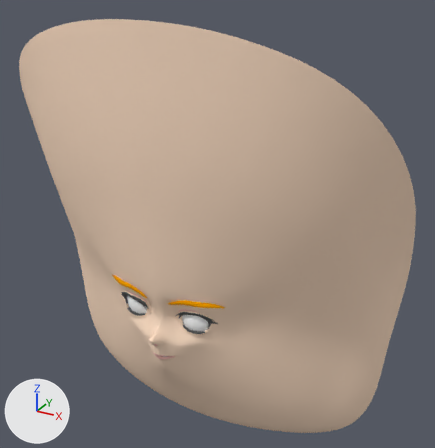
The Blender file HRI/face/blender/lighthead.blend, before and after one commit.
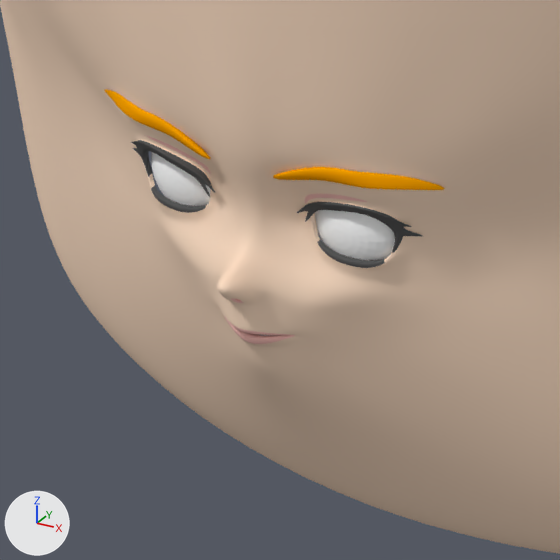
There are two pictures of each version: one whole from a camera (50 mm lens) standing at (2.78, -4.63, 3.13) and looking at (0.21, 0.04, 0.8), one close up on the part from 18% to 61% of the width and 55% to 96% of the height. The axes (+X, +Y, +Z) are drawn at lower left. The lights are the same throughout. Shape keys are drawn at the values saved in each file.

Names of what the first close-up shows: 'eye-L', 'eye-R', 'head'.
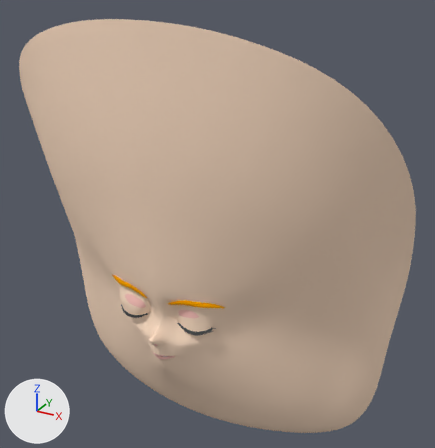
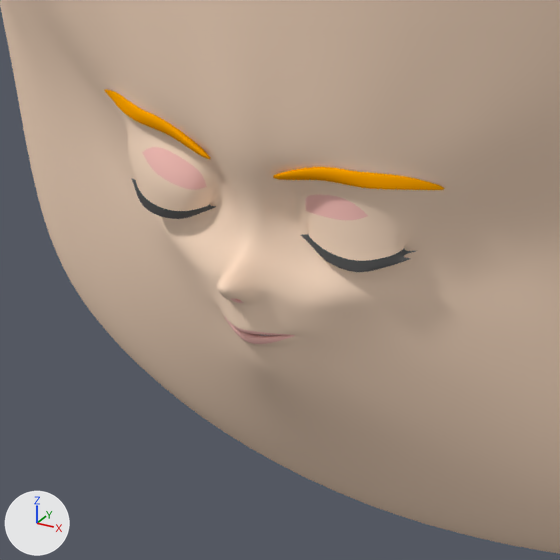
Boxes [x1, y1, x2, y2] around the edits, measured in the close-ups (560 x 560 px):
'head', reshaped: [0, 0, 560, 554] in both
'eye-L', unchanged, covered by the edit: before [315, 210, 395, 260]
'eye-R', unchanged, covered by the edit: before [151, 152, 211, 206]

What the commit changed:
In shape key '43R EyelidTop-down' (key_0_43r_eyelidtop_down), value goes from 0.0 to 1.0.
In shape key '43L EyelidTop-down' (key_1_43l_eyelidtop_down), value goes from 0.0 to 1.0.
